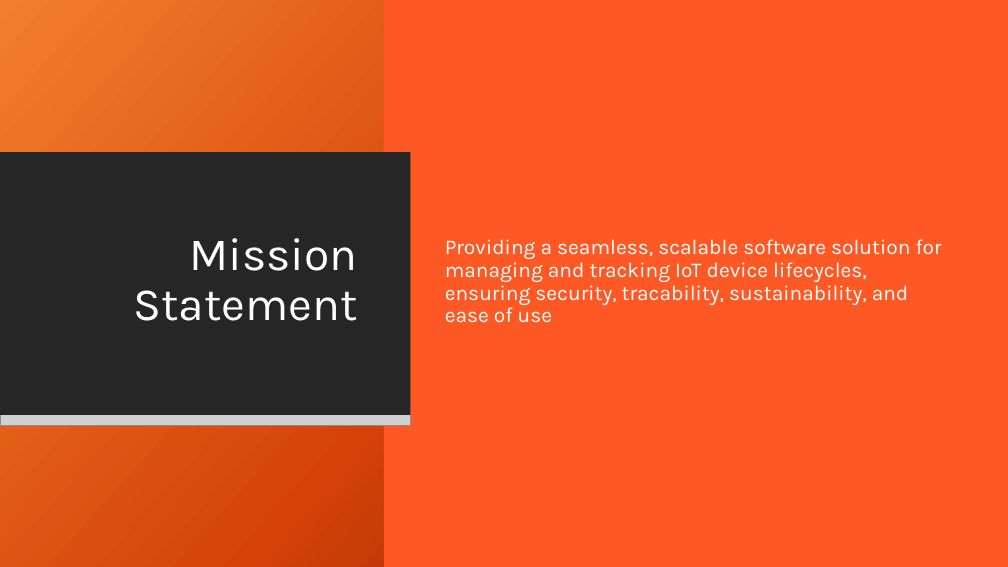
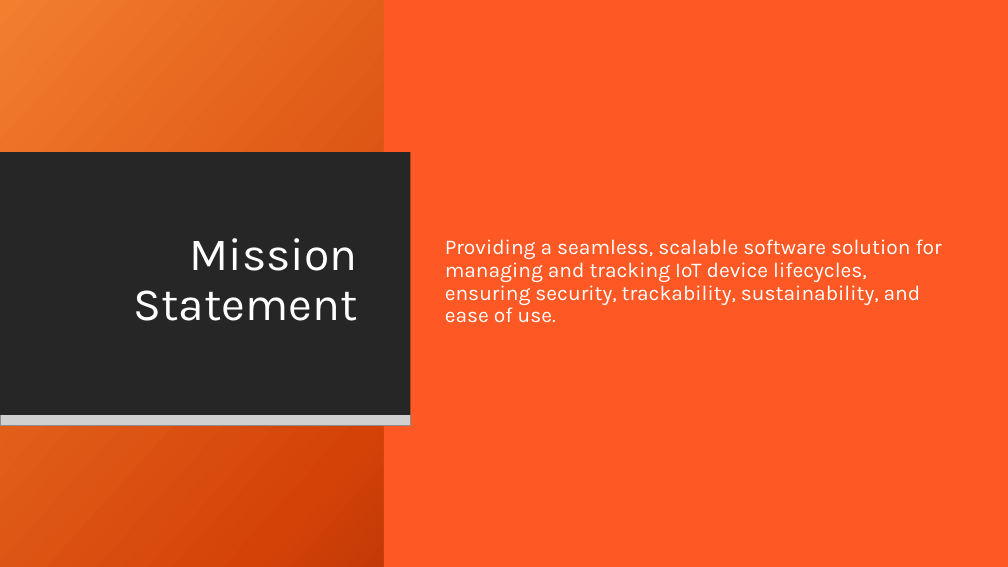
Before and after one commit to Niko-PL/Comp2003Project, a slide deck: slide 5 of Paper WOrk/Presentation - FIna;.pptx. Drawn at 1008x567 pixels with LibreOffice and Linux fonts; fonts in the diff are those of the drawing; grey boxes stand for pictures; background and template pictures are left out. Boxes give left, top, right and bottom in pixels: in the first picture for what was removed or moved away, otherwise in the second. Text is boxed around its words. In the diff, an @@ line names an element or a change of style, - is before the commit and + after.

```diff
--- a/Paper WOrk/Presentation - FIna;.pptx
+++ b/Paper WOrk/Presentation - FIna;.pptx
@@ text at <box>445,239,942,323</box>: text changed @@
-Providing a seamless, scalable software solution for managing and tracking IoT device lifecycles, ensuring security, tracability, sustainability, and ease of use
+Providing a seamless, scalable software solution for managing and tracking IoT device lifecycles, ensuring security, trackability, sustainability, and ease of use.
```
Also in this commit, not shown: 1 other slide changed.
